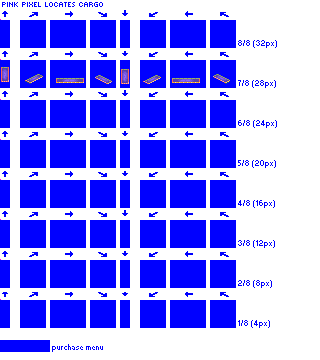
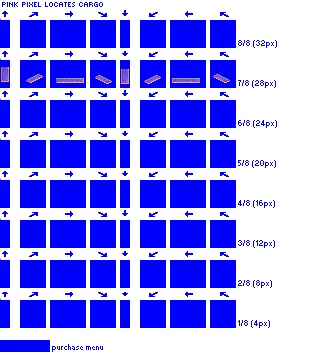
Layer changes from the first (320, 360) image to the second:
hid "tipping trailer (also box)", painted on it over [1, 67, 230, 84]
showed "flat trailer", painted on it over [1, 67, 230, 84]
